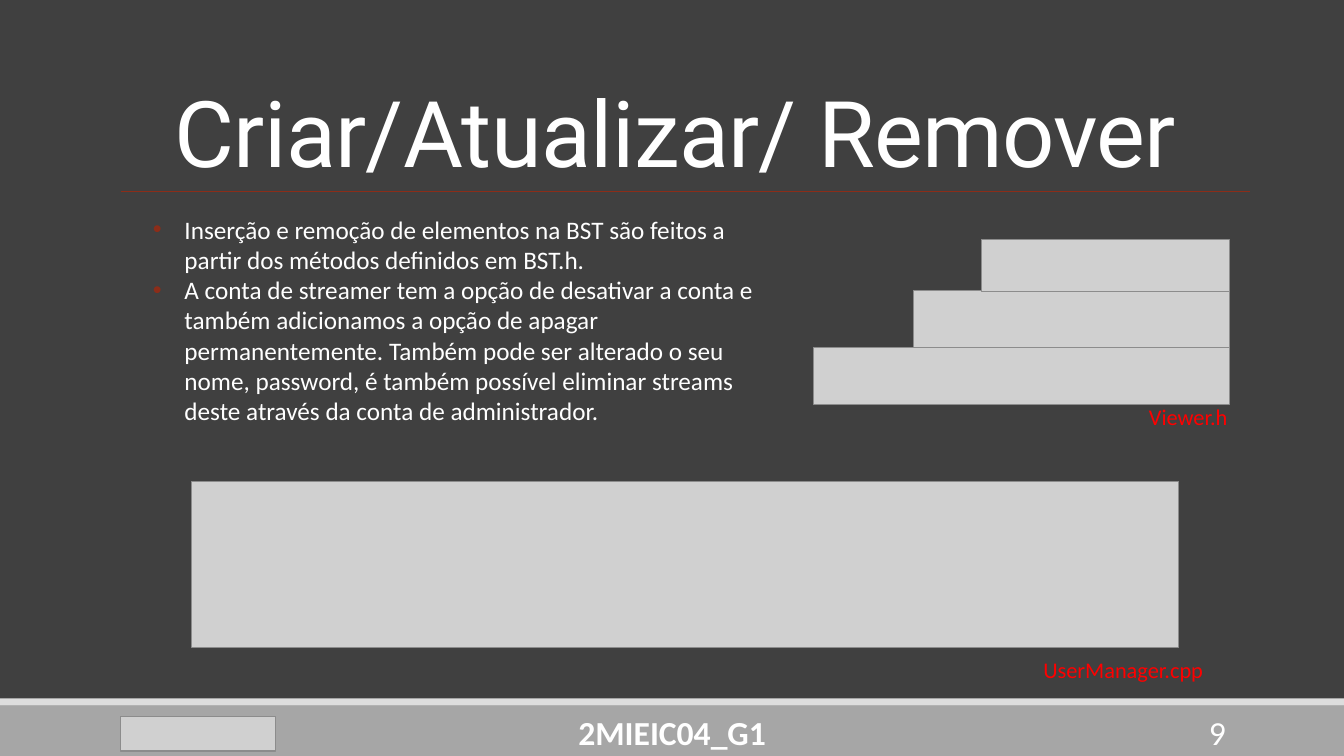
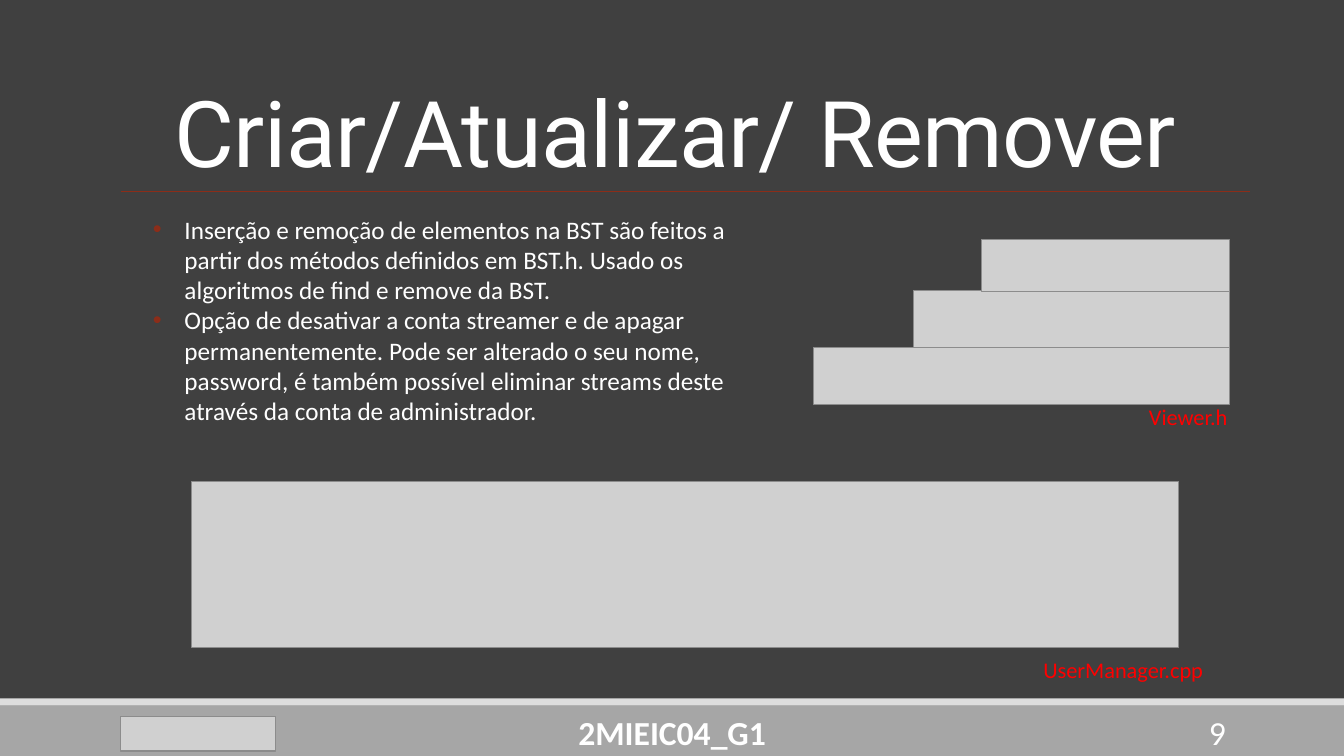
Before and after one commit to DoStini/FEUP-AEDA-proj, a slide deck: slide 9 of StreamZ__P2.pptx. Drawn at 1344x756 pixels with LibreOffice and Linux fonts; fonts in the diff are those of the drawing; grey boxes stand for pictures. Boxes give left, top, right and bottom in pixels: in the first picture for what was removed or moved away, otherwise in the second. Text is boxed around its words. In the diff, an @@ line names an element or a change of style, - is before the commit and + after.

```diff
--- a/StreamZ__P2.pptx
+++ b/StreamZ__P2.pptx
@@ text at [184, 221, 725, 420]: text changed @@
-• Inserção e remoção de elementos na BST são feitos a partir dos métodos definidos em BST.h.
-• A conta de streamer tem a opção de desativar a conta e também adicionamos a opção de apagar permanentemente. Também pode ser alterado o seu nome, password, é também possível eliminar streams deste através da conta de administrador.
+• Inserção e remoção de elementos na BST são feitos a partir dos métodos definidos em BST.h. Usado os algoritmos de find e remove da BST.
+• Opção de desativar a conta streamer e de apagar permanentemente. Pode ser alterado o seu nome, password, é também possível eliminar streams deste através da conta de administrador.
```
Also in this commit, not shown: 4 other slides changed.
